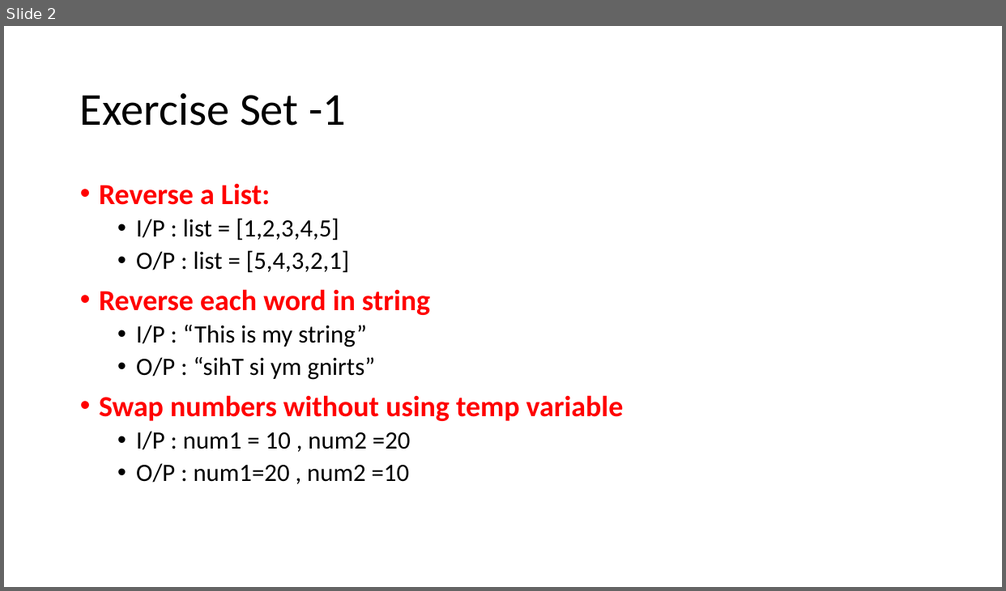
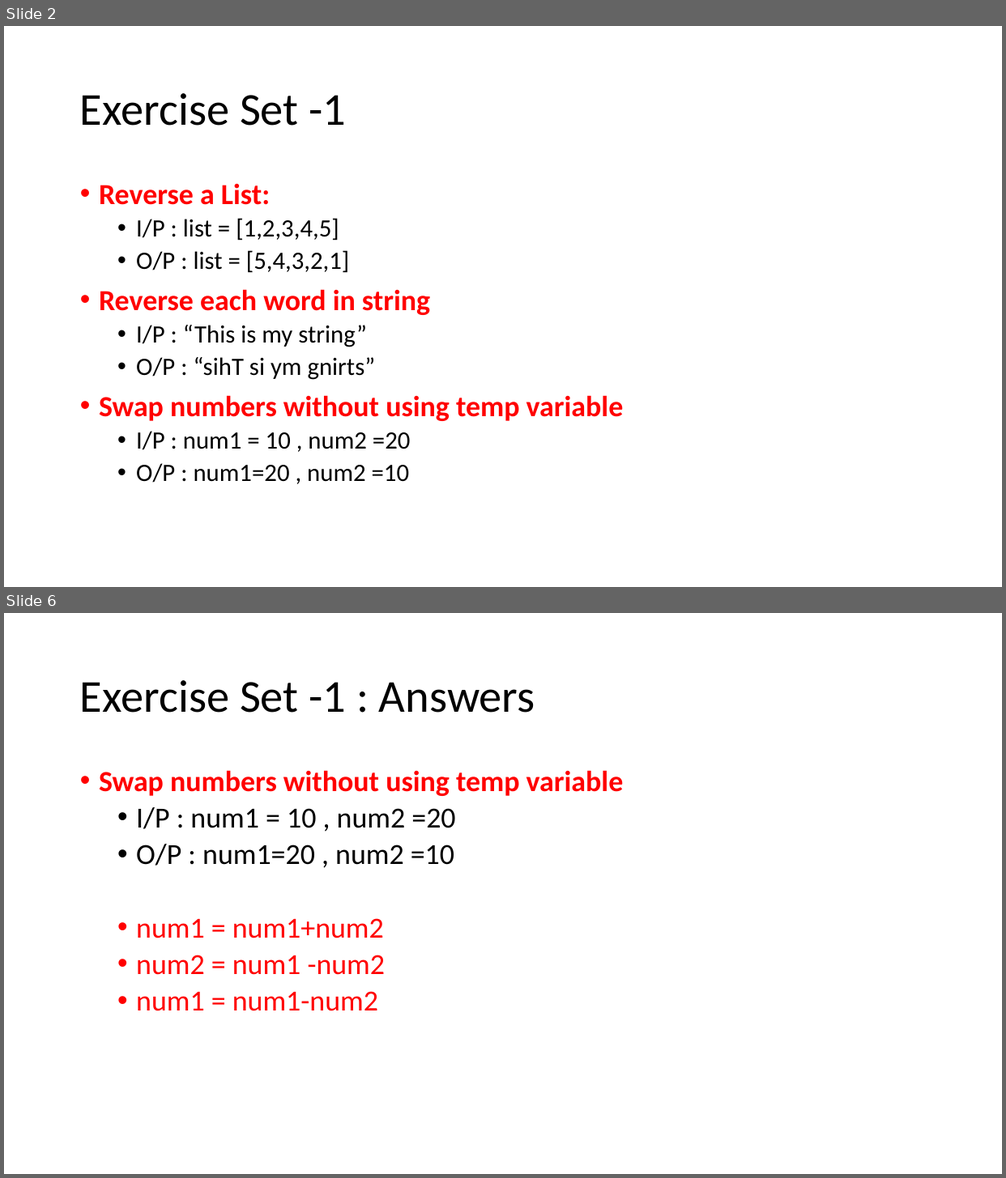
Before and after one commit to techatronian/SeleniumPython_AugBatch, a slide deck: Exercises.pptx. Shown one above the other, each under a label of ours: slide 2 before the commit, slides 2 and 6 after it; the slides between them are not shown. The pictures are 1006x591 and 1006x1178 pixels, drawn with LibreOffice and Linux fonts; fonts in the diff are those of the drawing. Boxes give left, top, right and bottom in pixels: in the first picture for what was removed or moved away, otherwise in the second. Text is boxed around its words. In the diff, an @@ line names an element or a change of style, - is before the commit and + after.

Commit message:
added answers for exercise1

```diff
--- a/Exercises.pptx
+++ b/Exercises.pptx
@@ slide 6 added at (x1=4, y1=613, x2=1002, y2=1174), background #FFFFFF @@
@@ title added at (x1=80, y1=680, x2=535, y2=713), 44 pt, text #000000 @@
+Exercise Set -1 : Answers
@@ text added at (x1=99, y1=770, x2=624, y2=1012), 28 pt, text #FF0000 @@
+• Swap numbers without using temp variable
+  • I/P : num1 = 10 , num2 =20
+  • O/P : num1=20 , num2 =10
+  • num1 = num1+num2
+  • num2 = num1 -num2
+  • num1 = num1-num2
```
Also in this commit, not shown: 1 slide changed, 5 other slides added.
